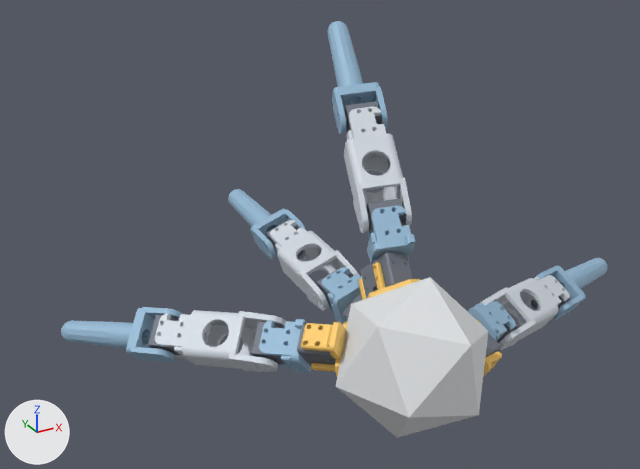
One commit to the glTF model models/g0_4422_0_fab.glb: the scene before it, then after it.
Camera for both pictures: a camera (50 mm lens) standing at (-0.426, -0.607, 0.535) and looking at (0.001, 0.17, 0.147). The axes (+X, +Y, +Z) are drawn at lower left. The lights are the same throughout. The picture after the commit comes second.

Objects in the first picture: 'geom_0', 'geom_11', 'geom_13', 'geom_16', 'geom_18', 'geom_21', 'geom_23', 'geom_24', 'geom_26', 'geom_28', 'geom_7', 'geom_9' and 16 more.
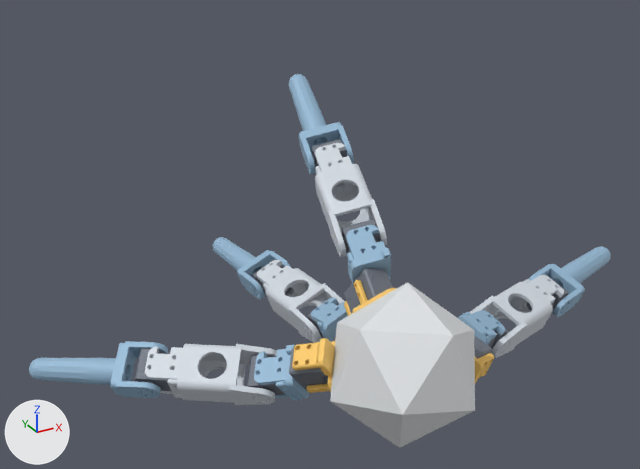
Not drawn themselves, but carrying or shaping drawn objects: ob_body, ob_leg_2, ob_seg_2_1, ob_seg_2_2, ob_leg_0, ob_seg_0_1, ob_seg_0_2, ob_leg_1, ob_seg_1_1, ob_seg_1_2, ob_leg_3, ob_seg_3_1, ob_seg_3_2.

Location of each change, (x1, y1, x2, y2) in pixels of the pictures (640 x 469 px):
'geom_0', moved, turned: before (336, 277, 489, 438); after (330, 282, 475, 448)
'geom_26', moved, turned: before (155, 310, 286, 372); after (145, 344, 277, 405)
'geom_11', moved, turned: before (344, 107, 412, 233); after (315, 143, 387, 257)
'geom_28', moved, turned: before (61, 307, 183, 362); after (29, 341, 168, 398)
'geom_21', moved, turned: before (270, 220, 360, 311); after (257, 260, 345, 343)
'geom_13', moved, turned: before (327, 21, 388, 134); after (288, 74, 354, 175)
'geom_16', moved, turned: before (480, 275, 569, 350); after (470, 275, 564, 358)
'geom_23', moved, turned: before (228, 189, 307, 259); after (213, 237, 291, 300)
'geom_9', moved, turned: before (367, 206, 416, 263); after (346, 225, 391, 283)
'geom_24', moved, turned: before (259, 319, 312, 372); after (254, 345, 309, 401)
'geom_7', moved, turned: before (301, 321, 348, 377); after (292, 338, 335, 393)
'geom_18', moved, turned: before (536, 258, 607, 319); after (529, 246, 611, 317)
'geom_19', moved, turned: before (321, 267, 362, 325); after (311, 298, 348, 342)
'geom_2', moved, turned: before (360, 251, 413, 299); after (344, 268, 393, 314)
'geom_14', moved, turned: before (467, 301, 516, 341); after (458, 310, 505, 345)
'geom_8', moved, turned: before (297, 324, 336, 366); after (289, 348, 328, 392)
'geom_1', moved, turned: before (358, 262, 420, 300); after (344, 280, 397, 316)
'geom_27', moved, turned: before (148, 315, 180, 355); after (135, 349, 174, 391)
'geom_25', moved, turned: before (251, 322, 290, 365); after (247, 355, 286, 395)
'geom_10', moved, turned: before (367, 199, 405, 235); after (342, 219, 380, 254)
'geom_12', moved, turned: before (344, 101, 381, 134); after (311, 139, 347, 169)
'geom_3', moved, turned: before (477, 320, 502, 377); after (475, 353, 494, 384)
'geom_4', moved, turned (mostly hidden): before (486, 333, 501, 357); after (474, 335, 492, 359)
'geom_17', moved, turned (mostly hidden): before (531, 276, 572, 309); after (527, 275, 569, 314)
'geom_22', moved, turned (mostly hidden): before (265, 219, 304, 257); after (252, 259, 291, 297)
'geom_20', moved, turned (mostly hidden): before (316, 267, 352, 309); after (306, 303, 339, 339)
'geom_15', moved, turned (mostly hidden): before (497, 302, 518, 343); after (488, 328, 509, 349)
'geom_6', moved, turned (not visible afterwards): before (343, 294, 362, 319)

The change, as a diff of the scene's bpy script:
```diff
--- a/models/g0_4422_0_fab.glb.py
+++ b/models/g0_4422_0_fab.glb.py
@@ ob_body @@
 ob_body.parent = ob_mujoco_world_zup_to_yup
-ob_body.location = (0.00445, -0.0857, -0.00932)
-ob_body.rotation_euler = (0.795, -0.649, 1.214)  # degrees (46, -37, 70)
+ob_body.location = (0.000932, -0.0736, 0.00123)
+ob_body.rotation_euler = (0.686, -0.472, 1.225)  # degrees (39, -27, 70)
@@ ob_leg_2 @@
 ob_leg_2.parent = ob_mujoco_world_zup_to_yup
-ob_leg_2.location = (0.0171, -0.128, 0.0367)
-ob_leg_2.rotation_euler = (0.875, -2.803, -0.0863)  # degrees (50, -161, -4.9)
+ob_leg_2.location = (0.0105, -0.106, 0.055)
+ob_leg_2.rotation_euler = (1.079, -2.852, -0.204)  # degrees (62, -163, -12)
@@ ob_seg_2_1 @@
 ob_seg_2_1.parent = ob_mujoco_world_zup_to_yup
-ob_seg_2_1.location = (0.0347, -0.186, 0.101)
-ob_seg_2_1.rotation_euler = (0.897, -2.803, -0.0863)  # degrees (51, -161, -4.9)
+ob_seg_2_1.location = (0.024, -0.152, 0.13)
+ob_seg_2_1.rotation_euler = (1.127, -2.852, -0.204)  # degrees (65, -163, -12)
@@ ob_seg_2_2 @@
 ob_seg_2_2.parent = ob_mujoco_world_zup_to_yup
-ob_seg_2_2.location = (0.0593, -0.264, 0.19)
-ob_seg_2_2.rotation_euler = (0.908, -2.803, -0.0863)  # degrees (52, -161, -4.9)
+ob_seg_2_2.location = (0.0439, -0.209, 0.234)
+ob_seg_2_2.rotation_euler = (1.085, -2.852, -0.204)  # degrees (62, -163, -12)
@@ ob_leg_0 @@
 ob_leg_0.parent = ob_mujoco_world_zup_to_yup
-ob_leg_0.location = (0.0634, -0.0762, 0.0125)
-ob_leg_0.rotation_euler = (0.629, -2.193, 1.198)  # degrees (36, -126, 69)
+ob_leg_0.location = (0.0598, -0.0625, 0.0225)
+ob_leg_0.rotation_euler = (0.857, -2.029, 0.954)  # degrees (49, -116, 55)
@@ ob_seg_0_1 @@
 ob_seg_0_1.parent = ob_mujoco_world_zup_to_yup
-ob_seg_0_1.location = (0.146, -0.0628, 0.043)
-ob_seg_0_1.rotation_euler = (0.562, -2.193, 1.198)  # degrees (32, -126, 69)
+ob_seg_0_1.location = (0.142, -0.0471, 0.0523)
+ob_seg_0_1.rotation_euler = (0.636, -2.03, 0.954)  # degrees (36, -116, 55)
@@ ob_seg_0_2 @@
 ob_seg_0_2.parent = ob_mujoco_world_zup_to_yup
-ob_seg_0_2.location = (0.259, -0.0515, 0.0803)
-ob_seg_0_2.rotation_euler = (0.526, -2.193, 1.198)  # degrees (30, -126, 69)
+ob_seg_0_2.location = (0.258, -0.0508, 0.0839)
+ob_seg_0_2.rotation_euler = (0.582, -2.03, 0.954)  # degrees (33, -116, 55)
@@ ob_leg_1 @@
 ob_leg_1.parent = ob_mujoco_world_zup_to_yup
-ob_leg_1.location = (0.00414, -0.0879, 0.0542)
-ob_leg_1.rotation_euler = (-1.605, -0.00692, 2.802)  # degrees (-92, -0.4, 161)
+ob_leg_1.location = (-0.000786, -0.0632, 0.0639)
+ob_leg_1.rotation_euler = (-1.427, 0.0839, 2.78)  # degrees (-82, 4.8, 159)
@@ ob_seg_1_1 @@
 ob_seg_1_1.parent = ob_mujoco_world_zup_to_yup
-ob_seg_1_1.location = (0.00372, -0.091, 0.143)
-ob_seg_1_1.rotation_euler = (-1.686, -0.00692, 2.802)  # degrees (-97, -0.4, 161)
+ob_seg_1_1.location = (-0.00319, -0.0487, 0.152)
+ob_seg_1_1.rotation_euler = (-1.618, 0.0839, 2.78)  # degrees (-93, 4.8, 159)
@@ ob_seg_1_2 @@
 ob_seg_1_2.parent = ob_mujoco_world_zup_to_yup
-ob_seg_1_2.location = (-0.000103, -0.104, 0.262)
-ob_seg_1_2.rotation_euler = (-1.687, -0.00692, 2.802)  # degrees (-97, -0.4, 161)
+ob_seg_1_2.location = (-0.0146, -0.0505, 0.271)
+ob_seg_1_2.rotation_euler = (-1.606, 0.0839, 2.78)  # degrees (-92, 4.8, 159)
@@ ob_leg_3 @@
 ob_leg_3.parent = ob_mujoco_world_zup_to_yup
-ob_leg_3.location = (-0.0372, -0.0783, 0.0382)
-ob_leg_3.rotation_euler = (1.105, 2.56, -0.918)  # degrees (63, 147, -53)
+ob_leg_3.location = (-0.0413, -0.0551, 0.0451)
+ob_leg_3.rotation_euler = (1.247, 2.385, -0.867)  # degrees (71, 137, -50)
@@ ob_seg_3_1 @@
 ob_seg_3_1.parent = ob_mujoco_world_zup_to_yup
-ob_seg_3_1.location = (-0.0955, -0.0679, 0.105)
-ob_seg_3_1.rotation_euler = (1.113, 2.56, -0.918)  # degrees (64, 147, -53)
+ob_seg_3_1.location = (-0.1, -0.0293, 0.106)
+ob_seg_3_1.rotation_euler = (0.895, 2.385, -0.867)  # degrees (51, 137, -50)
@@ ob_seg_3_2 @@
 ob_seg_3_2.parent = ob_mujoco_world_zup_to_yup
-ob_seg_3_2.location = (-0.174, -0.0532, 0.195)
-ob_seg_3_2.rotation_euler = (1.117, 2.56, -0.918)  # degrees (64, 147, -53)
+ob_seg_3_2.location = (-0.199, -0.0289, 0.175)
+ob_seg_3_2.rotation_euler = (0.928, 2.385, -0.867)  # degrees (53, 137, -50)
```
